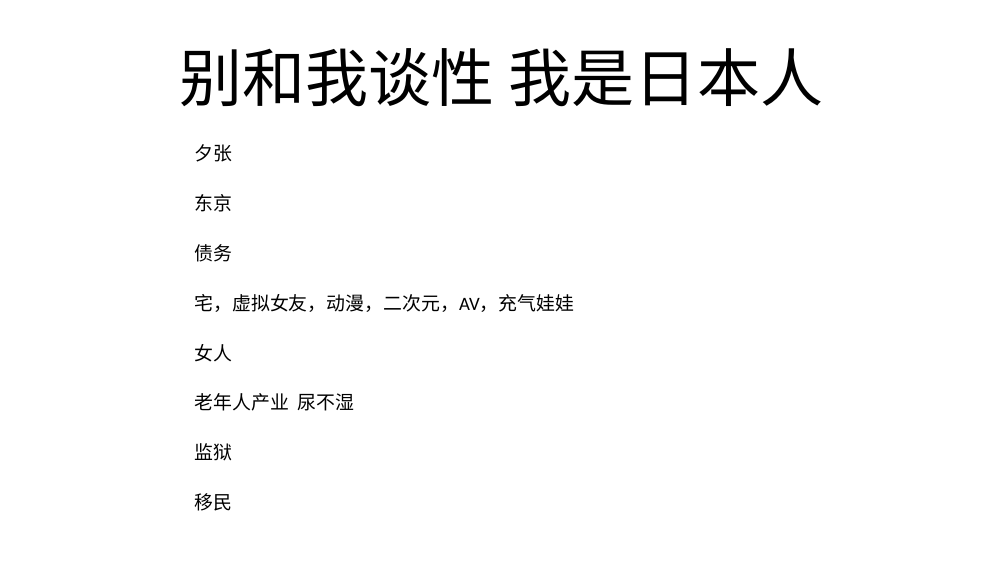
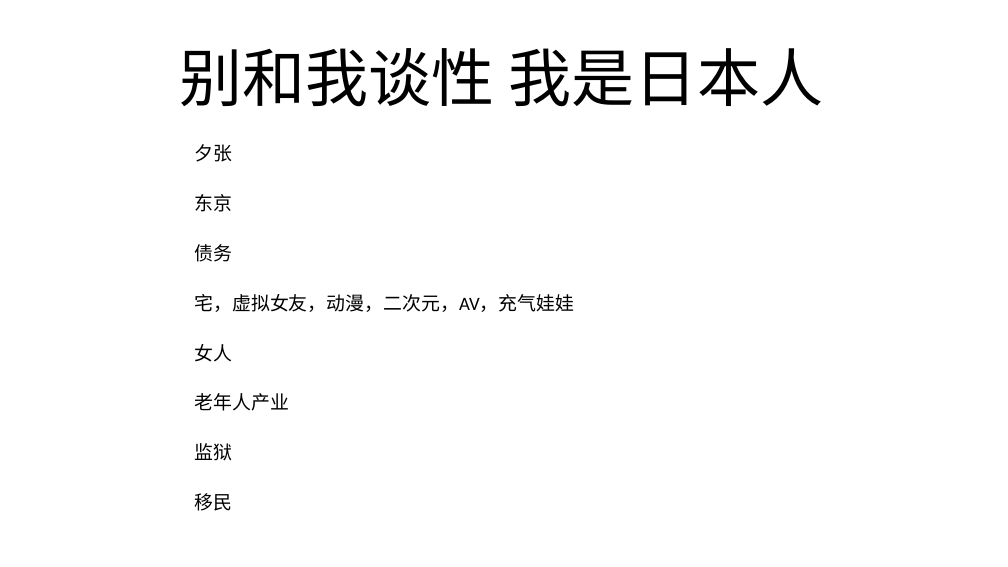
Before and after one commit to FredJiangFei/freetalk, a slide deck: slide 11 of 生娃是国家大事/sw - Copy.pptx. Drawn at 1008x567 pixels with LibreOffice and Linux fonts; fonts in the diff are those of the drawing. Boxes give left, top, right and bottom in pixels: in the first picture for what was removed or moved away, otherwise in the second. Text is boxed around its words. In the diff, an @@ line names an element or a change of style, - is before the commit and + after.

```diff
--- a/生娃是国家大事/sw - Copy.pptx
+++ b/生娃是国家大事/sw - Copy.pptx
@@ text at (194,393,288,411): text changed @@
-老年人产业 尿不湿
+老年人产业
```
Also in this commit, not shown: 1 other slide changed, 1 other file.
